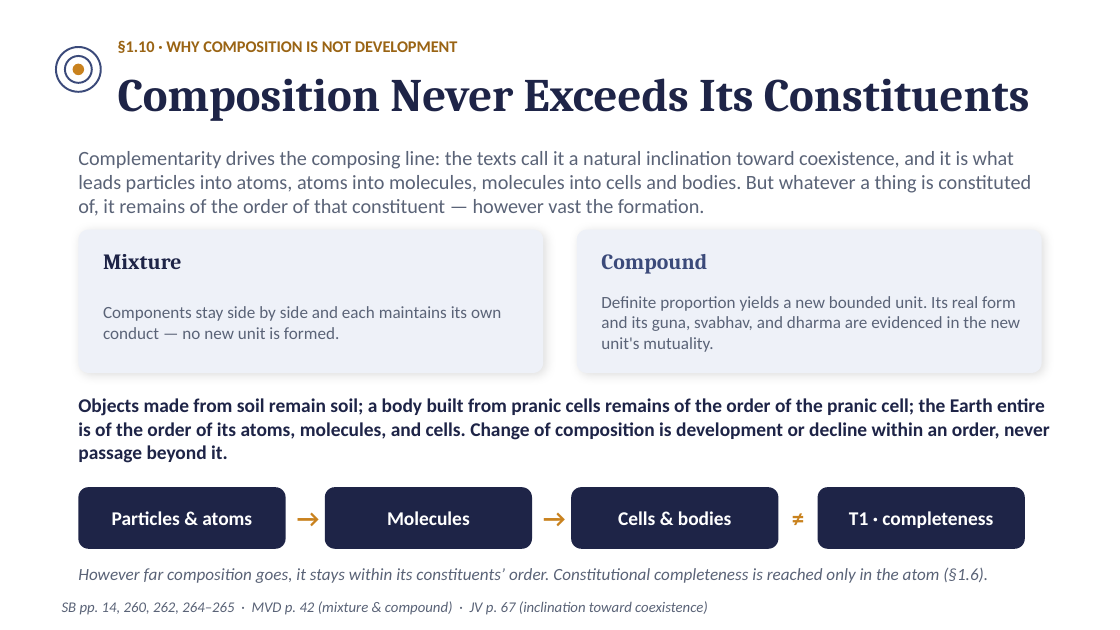
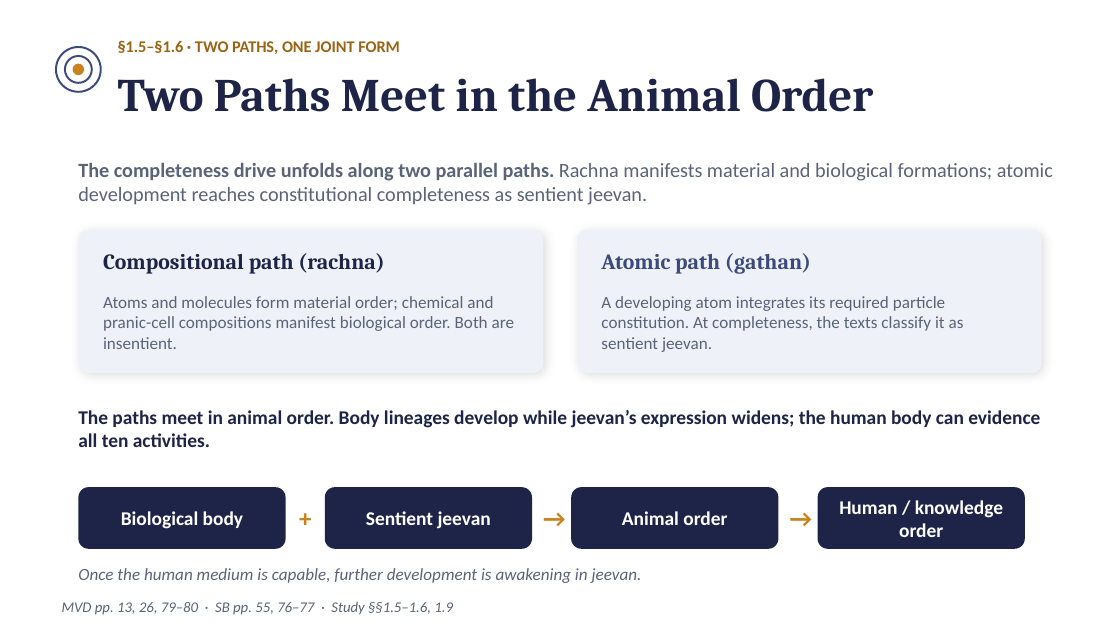
Before and after one commit to raghavamohan/AnalyticMadhyasthDarshan, a slide deck: slide 13 of Studies/The-Ontology-of-Coexistence/The-Ontology-of-Existence-Madhyasth-Darshan.pptx. Drawn at 1120x630 pixels with LibreOffice and Linux fonts; fonts in the diff are those of the drawing. Boxes give left, top, right and bottom in pixels: in the first picture for what was removed or moved away, otherwise in the second. Text is boxed around its words. In the diff, an @@ line names an element or a change of style, - is before the commit and + after.

```diff
--- a/Studies/The-Ontology-of-Coexistence/The-Ontology-of-Existence-Madhyasth-Darshan.pptx
+++ b/Studies/The-Ontology-of-Coexistence/The-Ontology-of-Existence-Madhyasth-Darshan.pptx
@@ text at (x1=118, y1=40, x2=400, y2=54): text changed @@
-§1.10 · WHY COMPOSITION IS NOT DEVELOPMENT
+§1.5–§1.6 · TWO PATHS, ONE JOINT FORM
@@ text at (x1=118, y1=78, x2=873, y2=112): text changed @@
-Composition Never Exceeds Its Constituents
+Two Paths Meet in the Animal Order
@@ text at (x1=78, y1=163, x2=1053, y2=205): text changed @@
-Complementarity drives the composing line: the texts call it a natural inclination toward coexistence, and it is what leads particles into atoms, atoms into molecules, molecules into cells and bodies. But whatever a thing is constituted of, it remains of the order of that constituent — however vast the formation.
+The completeness drive unfolds along two parallel paths. Rachna manifests material and biological formations; atomic development reaches constitutional completeness as sentient jeevan.
@@ text at (x1=103, y1=253, x2=384, y2=274): text changed @@
-Mixture
+Compositional path (rachna)
@@ text at (x1=601, y1=253, x2=811, y2=274): text changed @@
-Compound
+Atomic path (gathan)
@@ text at (x1=103, y1=296, x2=514, y2=349): text changed @@
-Components stay side by side and each maintains its own conduct — no new unit is formed.
+Atoms and molecules form material order; chemical and pranic-cell compositions manifest biological order. Both are insentient.
@@ text at (x1=601, y1=296, x2=964, y2=352): text changed @@
-Definite proportion yields a new bounded unit. Its real form and its guna, svabhav, and dharma are evidenced in the new unit's mutuality.
+A developing atom integrates its required particle constitution. At completeness, the texts classify it as sentient jeevan.
@@ text at (x1=78, y1=410, x2=1040, y2=447): text changed @@
-Objects made from soil remain soil; a body built from pranic cells remains of the order of the pranic cell; the Earth entire is of the order of its atoms, molecules, and cells. Change of composition is development or decline within an order, never passage beyond it.
+The paths meet in animal order. Body lineages develop while jeevan’s expression widens; the human body can evidence all ten activities.
@@ text at (x1=286, y1=487, x2=325, y2=549): text changed @@
-→
++
@@ text at (x1=778, y1=487, x2=818, y2=549): text changed @@
-≠
+→
@@ text at (x1=839, y1=500, x2=1003, y2=537): text changed @@
-T1 · completeness
+Human / knowledge order
@@ text at (x1=121, y1=511, x2=243, y2=529): text changed @@
-Particles & atoms
+Biological body
@@ text at (x1=366, y1=511, x2=491, y2=529): text changed @@
-Molecules
+Sentient jeevan
@@ text at (x1=622, y1=511, x2=727, y2=525): text changed @@
-Cells & bodies
+Animal order
@@ text at (x1=78, y1=568, x2=642, y2=583): text changed @@
-However far composition goes, it stays within its constituents’ order. Constitutional completeness is reached only in the atom (§1.6).
+Once the human medium is capable, further development is awakening in jeevan.
@@ text at (x1=62, y1=602, x2=453, y2=615): text changed @@
-SB pp. 14, 260, 262, 264–265 · MVD p. 42 (mixture & compound) · JV p. 67 (inclination toward coexistence)
+MVD pp. 13, 26, 79–80 · SB pp. 55, 76–77 · Study §§1.5–1.6, 1.9
```
Also in this commit, not shown: 4 other slides changed, 3 other files.
